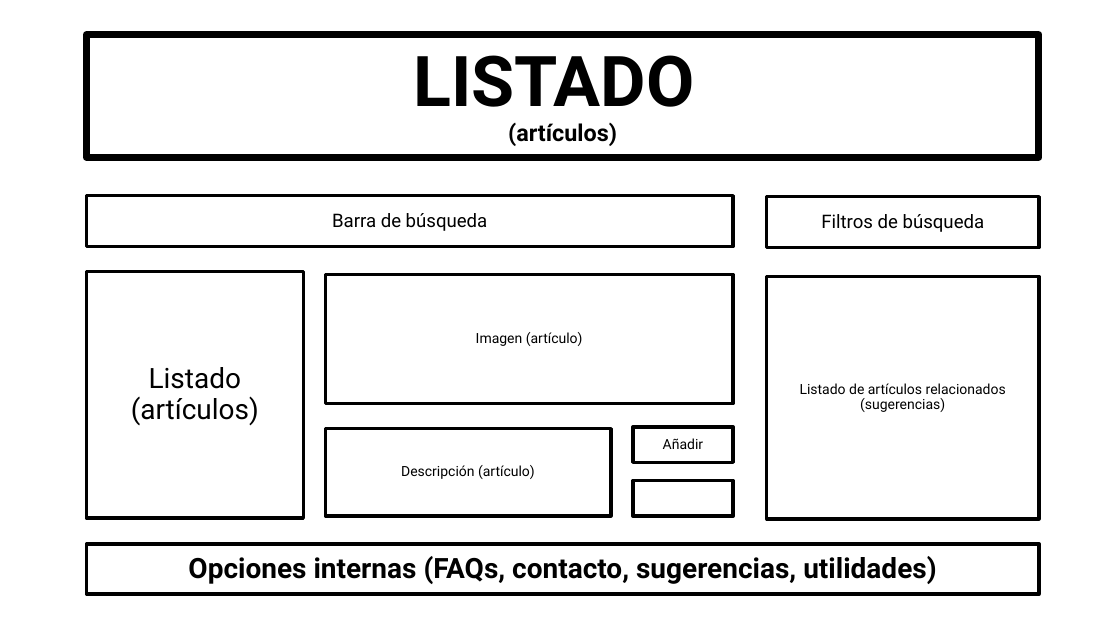
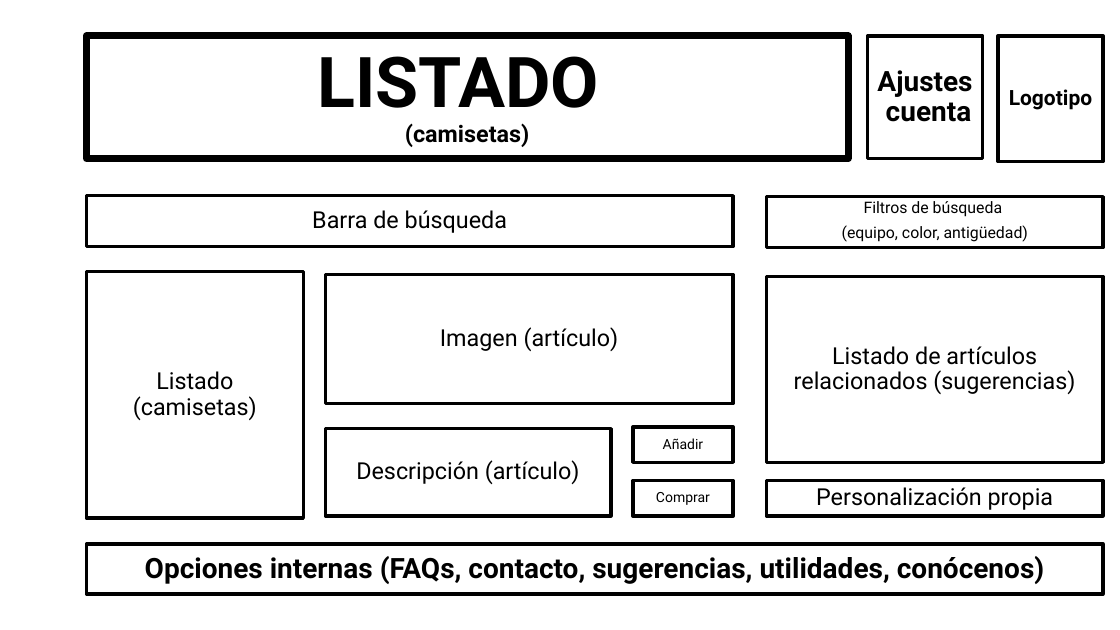
Before and after one commit to Antelo97/Oscar.Antelo.Nieto_2DAM, a slide deck: slide 2 of Desarrollo de Interfaces/GuiaEstilos.pptx. Drawn at 1120x630 pixels with LibreOffice and Linux fonts; fonts in the diff are those of the drawing. Boxes give left, top, right and bottom in pixels: in the first picture for what was removed or moved away, otherwise in the second. Text is boxed around its words. In the diff, an @@ line names an element or a change of style, - is before the commit and + after.

```diff
--- a/Desarrollo de Interfaces/GuiaEstilos.pptx
+++ b/Desarrollo de Interfaces/GuiaEstilos.pptx
@@ title "LISTADO (camisetas)": place and size @@
-title "LISTADO (camisetas)" at box(87, 34, 1039, 157)
+title "LISTADO (camisetas)" at box(87, 36, 849, 159)
@@ title at box(318, 56, 599, 147): text changed @@
-LISTADO
-(artículos)
+LISTADO
+(camisetas)
@@ rectangle added at box(868, 36, 983, 159), outline #000000 3 pt, 24 pt, text #000000, bold @@
+Ajustes cuenta
@@ rectangle added at box(998, 36, 1103, 161), outline #000000 3 pt, 18 pt, text #000000, bold @@
+Logotipo
@@ rectangle "Barra de búsqueda" at box(87, 196, 734, 247): size 16 to 20 pt @@
@@ rectangle "Filtros de búsqueda": place and size @@
-rectangle "Filtros de búsqueda" at box(767, 197, 1039, 248)
+rectangle "Filtros de búsqueda" at box(767, 197, 1103, 248)
@@ text in rectangle at box(864, 201, 1002, 217): size 16 to 13.6 pt in "Filtros de búsqueda"; line spacing 0.9 to 0.7 @@
@@ text in rectangle at box(842, 225, 1028, 242): paragraph added @@
+(equipo, color, antigüedad)
@@ size 12 to 20 pt in 3 elements at box(325, 275, 733, 404), box(325, 429, 611, 516), box(767, 276, 1103, 462) @@
@@ rectangle "Listado de artículos relacionados (sugerencias)": place and size @@
-rectangle "Listado de artículos relacionados (sugerencias)" at box(767, 276, 1039, 519)
+rectangle "Listado de artículos relacionados (sugerencias)" at box(767, 276, 1103, 462)
@@ text in rectangle at box(133, 371, 257, 420): text changed; size 24 to 20 pt @@
-Listado (artículos)
+Listado (camisetas)
@@ text in rectangle at box(656, 492, 710, 505): text added @@
+Comprar
@@ rectangle added at box(767, 481, 1103, 516), outline #000000 3 pt, 20 pt, text #000000 @@
+Personalización propia
@@ rectangle "Opciones internas (FAQs, contacto, sugerencias, ...": place and size @@
-rectangle "Opciones internas (FAQs, contacto, sugerencias, ..." at box(87, 544, 1039, 595)
+rectangle "Opciones internas (FAQs, contacto, sugerencias, ..." at box(87, 544, 1103, 595)
@@ text in rectangle at box(145, 556, 1044, 584): text changed @@
-Opciones internas (FAQs, contacto, sugerencias, utilidades)
+Opciones internas (FAQs, contacto, sugerencias, utilidades, conócenos)
```
Also in this commit, not shown: 1 other slide changed, 2 slides added, 1 slide removed, 1 other file.
